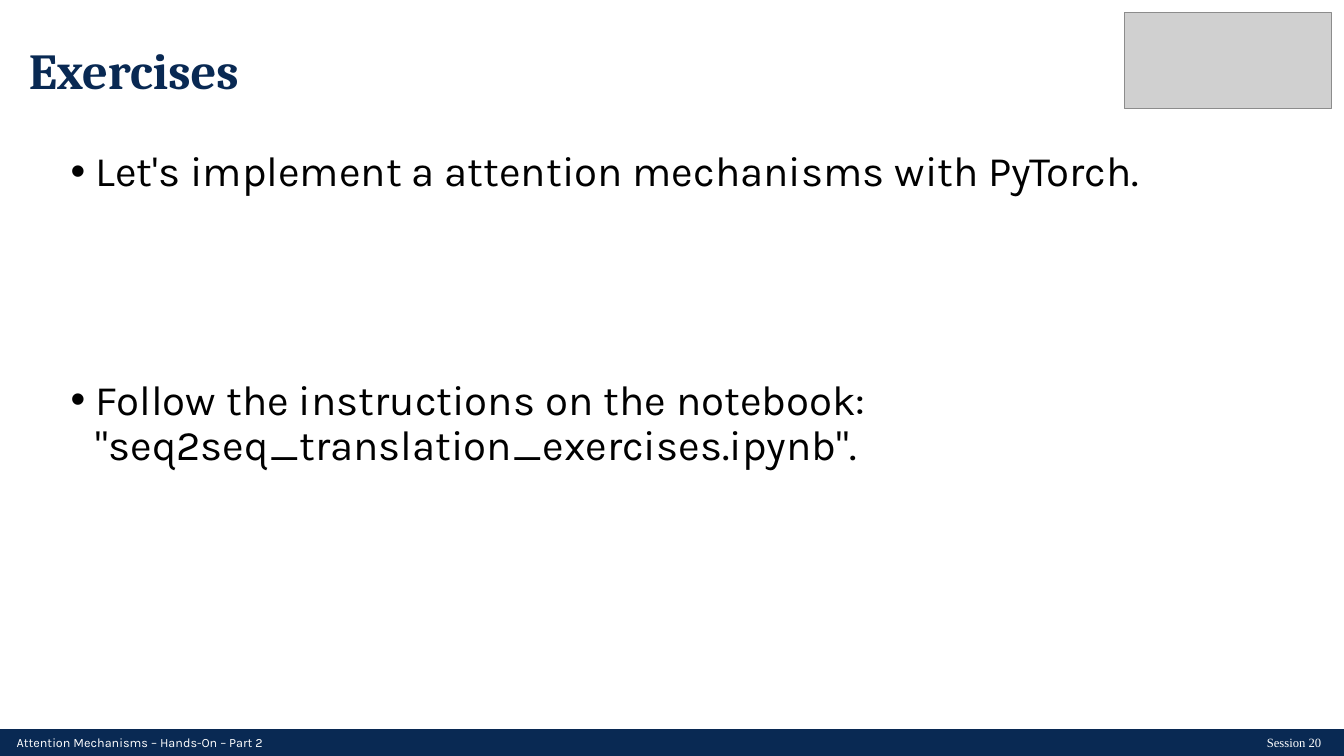
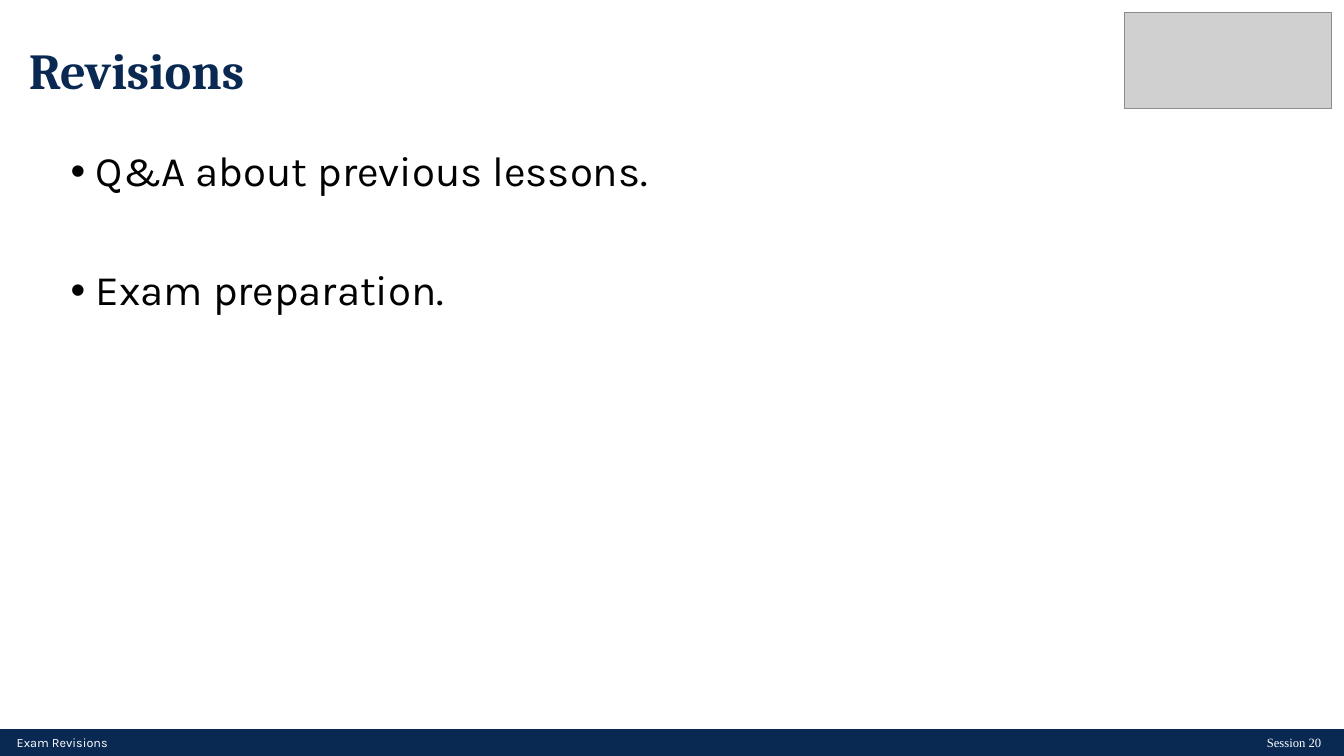
Before and after one commit to LCDA-UCP/dl_with_pytorch, a slide deck: slide 2 of lectures/DL-Session20.pptx. Drawn at 1344x756 pixels with LibreOffice and Linux fonts; fonts in the diff are those of the drawing; grey boxes stand for pictures. Boxes give left, top, right and bottom in pixels: in the first picture for what was removed or moved away, otherwise in the second. Text is boxed around its words. In the diff, an @@ line names an element or a change of style, - is before the commit and + after.

```diff
--- a/lectures/DL-Session20.pptx
+++ b/lectures/DL-Session20.pptx
@@ title at [29, 54, 244, 90]: text changed @@
-Exercises
+Revisions
@@ text at [96, 157, 648, 315]: text changed @@
-• Let's implement a attention mechanisms with PyTorch.
-• Follow the instructions on the notebook: "seq2seq_translation_exercises.ipynb".
+• Q&A about previous lessons.
+• Exam preparation.
@@ text at [17, 738, 108, 747]: text changed @@
-Attention Mechanisms – Hands-On – Part 2
+Exam Revisions
```
Also in this commit, not shown: 1 other slide changed, 1 other file.
